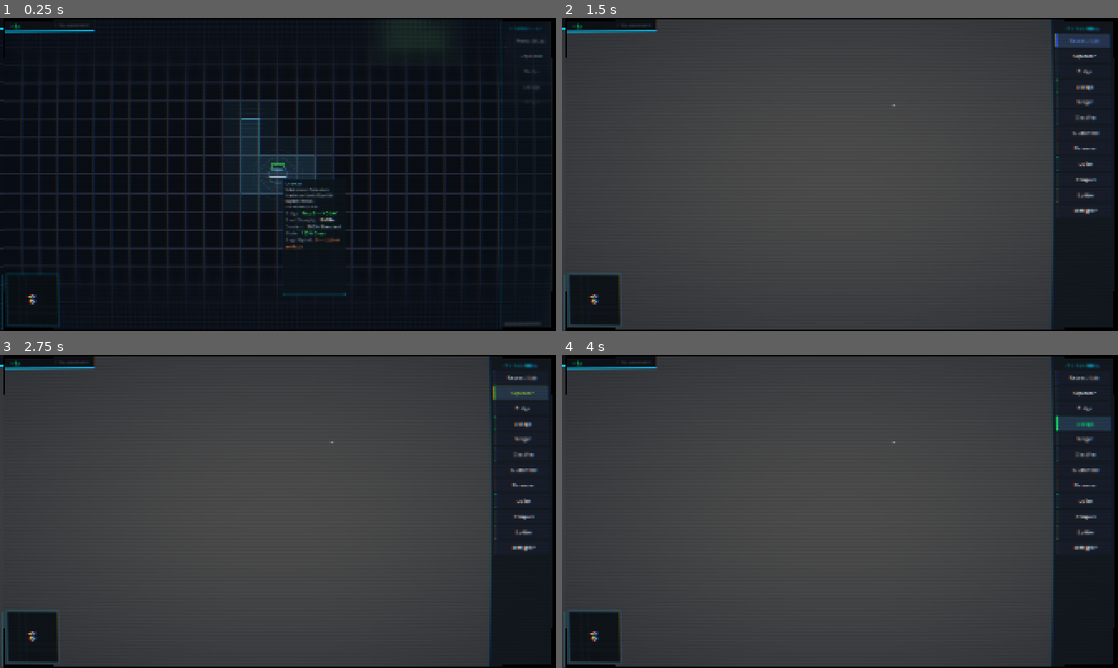
Above: before the commit, frames 1-4 (two rows, left to right).
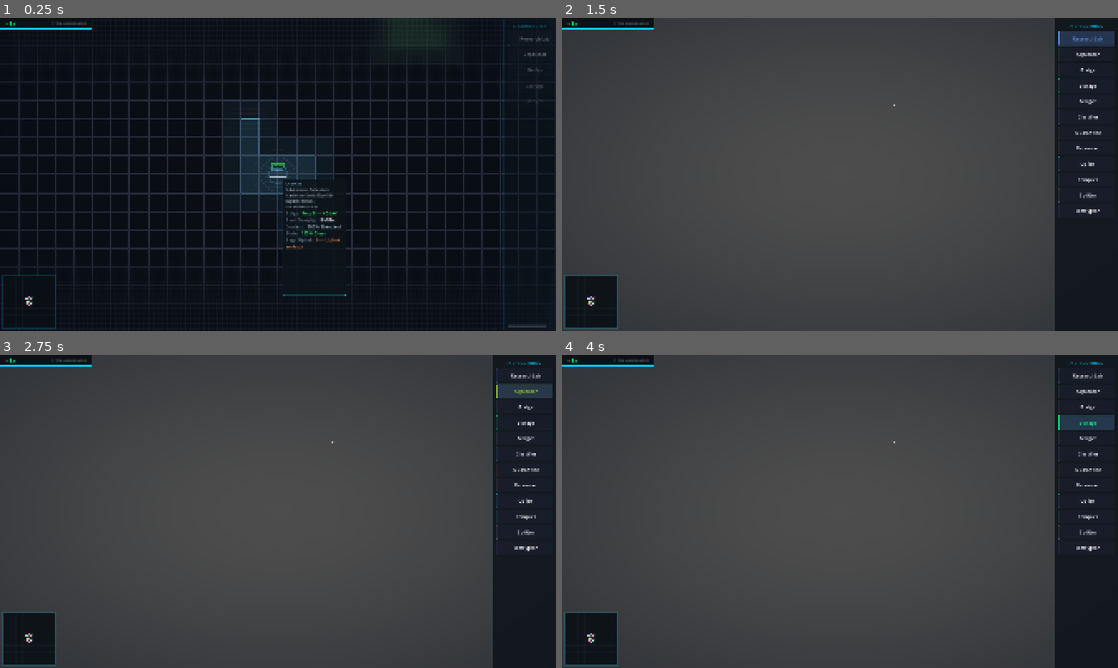
Above: after the commit, the same moments.

Repository: BYGGOLDENSTONE/sys-admin
Game: Godot game, scene res://scenes/main.tscn
Same seed, same stepped clock (60 frames per second), same inputs: the game is played once before the commit and once after it.
Inputs (mouse positions are in pixels of both pictures, inside the frame that each line leads up to):
- Up to frame 1 (0.25 s): no input
- Up to frame 2 (1.5 s): tap Enter at 0.5 s; drag from (589, 302) to (895, 105) at 0.52 s; click "Research Lab" at 1.25 s
- Up to frame 3 (2.75 s): click "Separator" at 2 s
- Up to frame 4 (4 s): click "Bridge" at 2.75 s; click "Storage" at 3.5 s

The runs differ from the first frame. In frame 1, 5.7% of the frame differs, in the area x 0-100%, y 0-100%; in frame 2, 3.8%; in frame 3, 3.8%; in frame 4, 3.8%.

Commit message:
CRT shader kaldırıldı — temiz devre kartı estetiği için readability öncelikli
Scanline, curvature, chromatic aberration ve glitch efektleri kaldırıldı.
Bloom + vignette + tilt-shift korundu.

Co-Authored-By: Claude Opus 4.6 <noreply@anthropic.com>

Diff:
--- a/scenes/main.tscn
+++ b/scenes/main.tscn
@@ -10,7 +10,6 @@
 [ext_resource type="Script" uid="uid://dh433gxy6rs5h" path="res://scripts/connection_manager.gd" id="8"]
 [ext_resource type="Script" uid="uid://dhwkdkj0w6noa" path="res://scripts/connection_layer.gd" id="9"]
 [ext_resource type="Shader" uid="uid://dbuy13pxot3fk" path="res://shaders/bloom_vignette.gdshader" id="10"]
-[ext_resource type="Shader" uid="uid://bcsicp7mrd3ll" path="res://shaders/crt.gdshader" id="11"]
 [ext_resource type="Script" uid="uid://c65et5logtucj" path="res://scripts/ui/tech_tree_panel.gd" id="11_jkv2x"]
 [ext_resource type="Script" uid="uid://b4368firahglh" path="res://scripts/simulation_manager.gd" id="12_eb6dy"]
 [ext_resource type="Script" uid="uid://dpn0c826sqcaq" path="res://scripts/source_manager.gd" id="15_srcmgr"]
@@ -20,13 +19,12 @@
 shader_parameter/bloom_intensity = 0.6
 shader_parameter/bloom_threshold = 0.35
 shader_parameter/bloom_spread = 3.0
-
-[sub_resource type="ShaderMaterial" id="ShaderMaterial_crt"]
-shader = ExtResource("11")
-shader_parameter/scanline_intensity = 0.08
-shader_parameter/scanline_count = 540.0
-shader_parameter/curvature = 0.01
-shader_parameter/chromatic_aberration = 0.5
+shader_parameter/vignette_focus = 1.0
+shader_parameter/vignette_intensity = 0.5
+shader_parameter/vignette_color = Color(0.02, 0.05, 0.1, 1)
+shader_parameter/tilt_shift_focus_y = 0.5
+shader_parameter/tilt_shift_focus_height = 0.35
+shader_parameter/tilt_shift_blur_amount = 3.0
 
 [node name="Main" type="Node2D" unique_id=1707282092]
 script = ExtResource("1")
@@ -85,20 +83,6 @@
 offset_bottom = 48.0
 script = ExtResource("11_jkv2x")
 
-[node name="CRTLayer" type="CanvasLayer" parent="." unique_id=937429296]
-layer = 100
-
-[node name="CRTRect" type="ColorRect" parent="CRTLayer" unique_id=26477803]
-material = SubResource("ShaderMaterial_crt")
-anchors_preset = 15
-anchor_right = 1.0
-anchor_bottom = 1.0
-offset_left = 13.0
-offset_right = 13.0
-grow_horizontal = 2
-grow_vertical = 2
-mouse_filter = 2
-
 [node name="SourceManager" type="Node" parent="." unique_id=368627126]
 script = ExtResource("15_srcmgr")
 
--- a/scripts/main.gd
+++ b/scripts/main.gd
@@ -24,8 +24,6 @@
 var _top_bar: PanelContainer = null
 var _minimap: Control = null
 var _shortcut_hints: Label = null
-var _crt_material: ShaderMaterial = null
-var _glitch_tween: Tween = null
 
 
 func _ready() -> void:
@@ -122,11 +120,6 @@
 
 	# Setup shortcut hints
 	_setup_shortcut_hints()
-
-	# Cache CRT shader material for glitch effects
-	var crt_rect: ColorRect = $CRTLayer/CRTRect
-	if crt_rect and crt_rect.material is ShaderMaterial:
-		_crt_material = crt_rect.material as ShaderMaterial
 
 	print("[Main] SYS_ADMIN initialized")
 
@@ -261,7 +254,6 @@
 	tween.tween_property(notif, "modulate:a", 0.0, 0.8).set_delay(2.0)
 	tween.chain().tween_callback(notif.queue_free)
 
-	_trigger_glitch(0.1, 0.3)
 
 
 func _on_content_discovered(content: int) -> void:
@@ -300,9 +292,6 @@
 	tween.tween_property(notif, "modulate:a", 0.0, 0.8).set_delay(2.2).set_trans(Tween.TRANS_QUAD)
 	tween.chain().tween_callback(notif.queue_free)
 
-	# Brief glitch on discovery
-	_trigger_glitch(0.15, 0.4)
-
 	# Camera shake
 	if camera.has_method("add_trauma"):
 		camera.add_trauma(0.12)
@@ -311,22 +300,6 @@
 func _on_source_discovered(source: Node2D) -> void:
 	var def = source.definition
 	_show_discovery_notification(def.source_name, def.color)
-
-
-func _trigger_glitch(intensity: float, duration: float) -> void:
-	if _crt_material == null:
-		return
-	if _glitch_tween:
-		_glitch_tween.kill()
-	_crt_material.set_shader_parameter("glitch_intensity", intensity)
-	_glitch_tween = create_tween()
-	_glitch_tween.tween_method(_update_glitch_time, 0.0, duration * 60.0, duration)
-	_glitch_tween.parallel().tween_property(_crt_material, "shader_parameter/glitch_intensity", 0.0, duration).set_trans(Tween.TRANS_QUAD).set_ease(Tween.EASE_IN)
-
-
-func _update_glitch_time(value: float) -> void:
-	if _crt_material:
-		_crt_material.set_shader_parameter("glitch_time", value)
 
 
 func _toggle_dev_mode() -> void:
--- a/shaders/crt.gdshader
+++ /dev/null
@@ -1,65 +0,0 @@
-shader_type canvas_item;
-
-uniform sampler2D screen_texture : hint_screen_texture, repeat_disable, filter_linear;
-
-group_uniforms crt;
-uniform float scanline_intensity : hint_range(0.0, 0.5) = 0.08;
-uniform float scanline_count : hint_range(100.0, 1080.0) = 540.0;
-uniform float curvature : hint_range(0.0, 0.05) = 0.02;
-uniform float chromatic_aberration : hint_range(0.0, 5.0) = 0.8;
-
-group_uniforms glitch;
-uniform float glitch_intensity : hint_range(0.0, 1.0) = 0.0; // 0.0 = normal, 1.0 = heavy glitch
-uniform float glitch_time : hint_range(0.0, 1000.0) = 0.0; // Drive this from a script
-
-// Random function for noise
-float rand(vec2 co){
-    return fract(sin(dot(co.xy ,vec2(12.9898,78.233))) * 43758.5453);
-}
-
-vec2 curve(vec2 uv) {
-	uv = (uv - 0.5) * 2.0;
-	uv *= 1.0 + dot(uv, uv) * curvature;
-	uv = (uv / 2.0) + 0.5;
-	return uv;
-}
-
-void fragment() {
-	vec2 base_uv = SCREEN_UV;
-
-	// Glitch logic (horizontal slice shifting based on time and intensity)
-	if (glitch_intensity > 0.0) {
-		float noise = rand(vec2(floor(base_uv.y * 20.0), glitch_time)) * 2.0 - 1.0;
-		float shift = noise * glitch_intensity * 0.05;
-		// Only affect random bands
-		if (rand(vec2(floor(base_uv.y * 10.0), glitch_time * 2.1)) > 0.8) {
-			base_uv.x += shift;
-		}
-	}
-
-	vec2 uv = curve(base_uv);
-	vec2 ps = SCREEN_PIXEL_SIZE;
-
-	// Chromatic aberration (RGB offset) + glitch multiplier
-	float ca_active = chromatic_aberration + (glitch_intensity * 10.0);
-	float r = texture(screen_texture, uv + vec2(ca_active * ps.x, 0.0)).r;
-	float g = texture(screen_texture, uv).g;
-	float b = texture(screen_texture, uv - vec2(ca_active * ps.x, 0.0)).b;
-
-	// Glitch color scrambling (occasional RGB channel swap or noise)
-	vec3 color = vec3(r, g, b);
-	if (glitch_intensity > 0.5 && rand(vec2(uv.x, glitch_time)) > 0.9) {
-		color = vec3(b, r, g); // Swap channels randomly during heavy glitches
-	}
-
-	// Scanlines + Glitch flicker
-	float scanline = sin(uv.y * scanline_count * 3.14159) * 0.5 + 0.5;
-	float flicker = 1.0 - (rand(vec2(glitch_time, 0.0)) * glitch_intensity * 0.5);
-	color *= (1.0 - scanline_intensity * (1.0 - scanline)) * flicker;
-
-	// Out of bounds (from curvature) — black edges
-	float in_bounds = step(0.0, uv.x) * step(uv.x, 1.0) * step(0.0, uv.y) * step(uv.y, 1.0);
-	color *= in_bounds;
-
-	COLOR = vec4(color, 1.0);
-}
